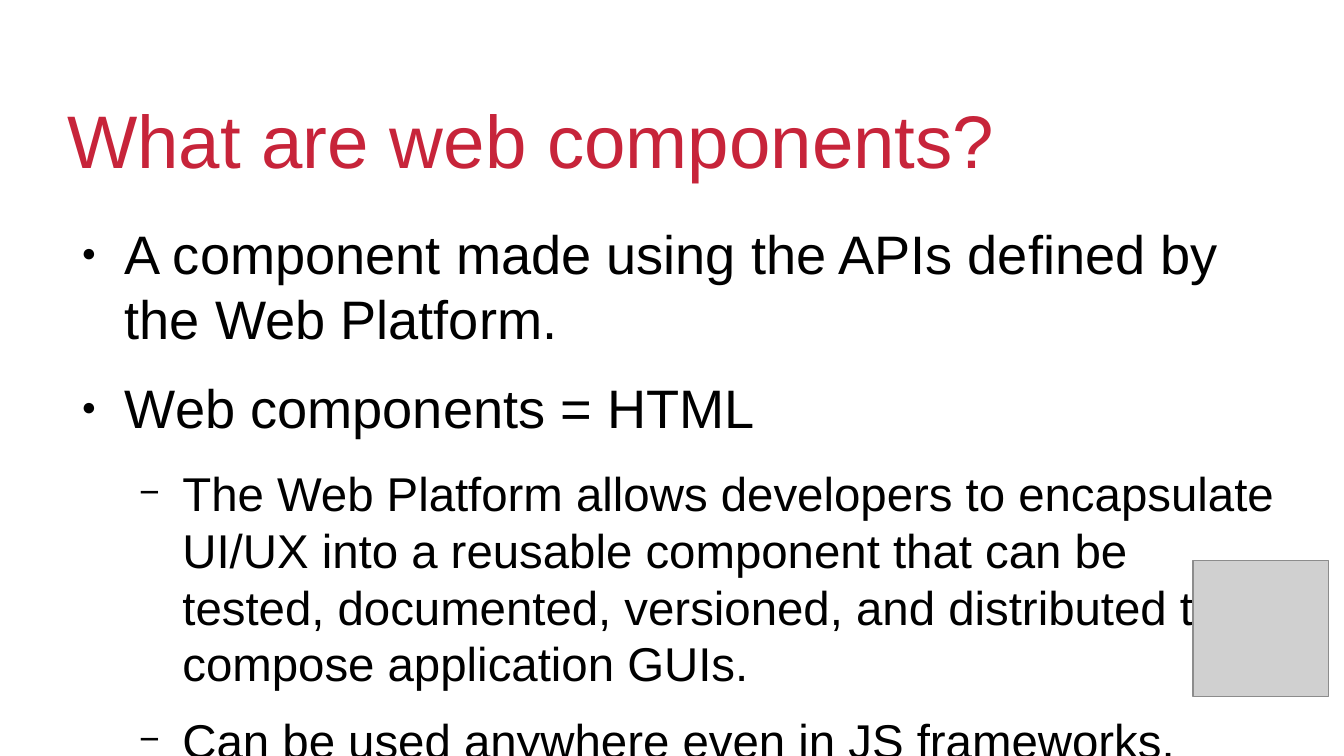
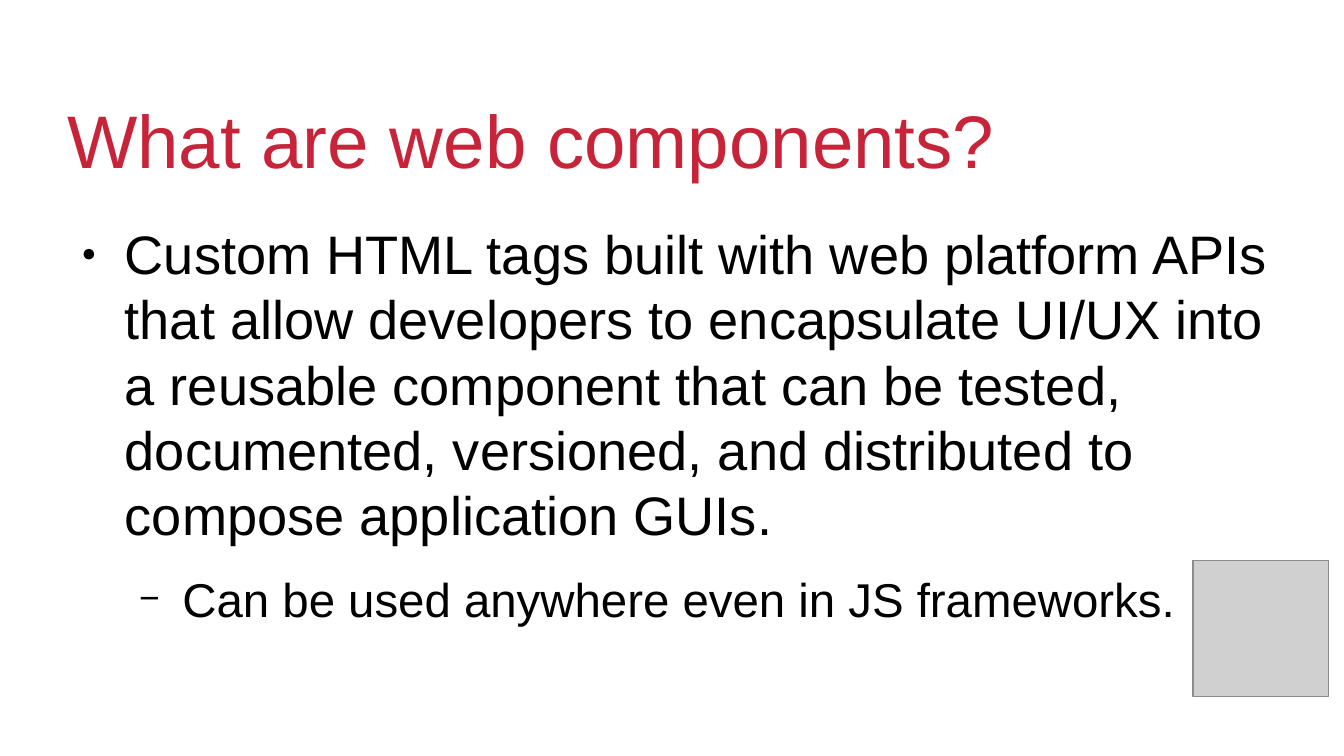
Before and after one commit to QuiWorks/wc-presentation, a slide deck: slide 2 of wc-pp-presentation.odp. Drawn at 1344x756 pixels with LibreOffice and Linux fonts; fonts in the diff are those of the drawing; grey boxes stand for pictures; background and template pictures are left out. Boxes give left, top, right and bottom in pixels: in the first picture for what was removed or moved away, otherwise in the second. Text is boxed around its words. In the diff, an @@ line names an element or a change of style, - is before the commit and + after.

Commit message:
more slides added 07022020

```diff
--- a/wc-pp-presentation.odp
+++ b/wc-pp-presentation.odp
@@ text at [125,234,1266,544]: text changed; size 28 to 32 pt @@
-● A component made using the APIs defined by the Web Platform.
-● Web components = HTML
-  − The Web Platform allows developers to encapsulate UI/UX into a reusable component that can be tested, documented, versioned, and distributed to compose application GUIs.
+● Custom HTML tags built with web platform APIs that allow developers to encapsulate UI/UX into a reusable component that can be tested, documented, versioned, and distributed to compose application GUIs.
```
Also in this commit, not shown: 1 other slide changed, 4 slides added.
